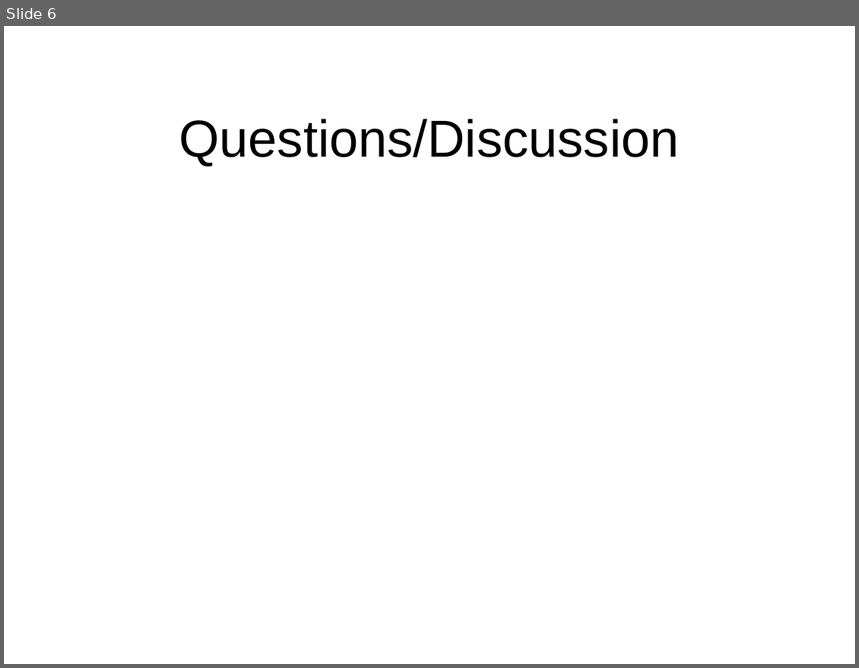
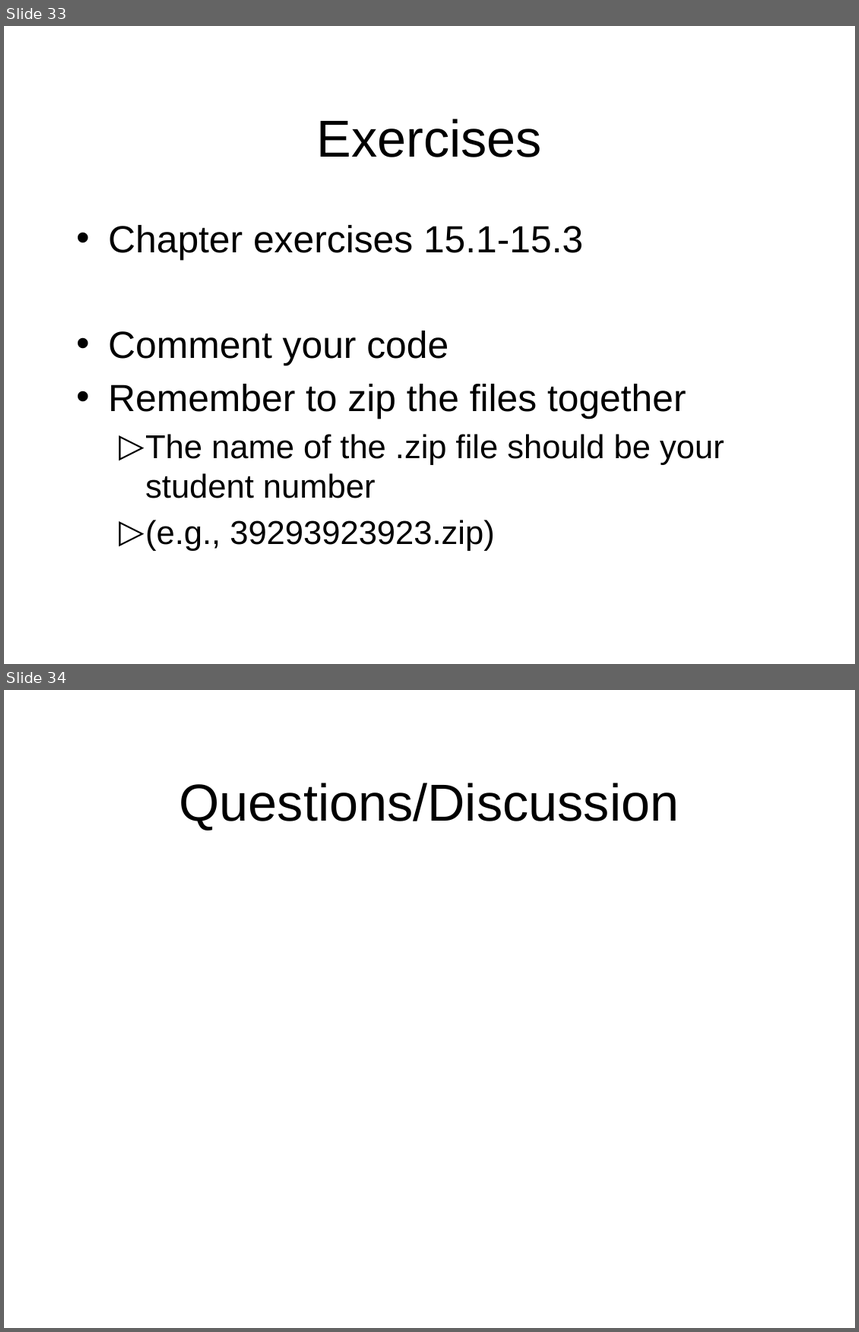
Before and after one commit to octaviordz/zjnu2017.github.io, a slide deck: OOP/lectures/080--Graphics.pptx. Shown one above the other, each under a label of ours: slide 6 before the commit, slides 33 and 34 after it. The pictures are 859x668 and 859x1332 pixels, drawn with LibreOffice and Linux fonts; fonts in the diff are those of the drawing. Boxes give left, top, right and bottom in pixels: in the first picture for what was removed or moved away, otherwise in the second. Text is boxed around its words. In the diff, an @@ line names an element or a change of style, - is before the commit and + after.

```diff
--- a/OOP/lectures/080--Graphics.pptx
+++ b/OOP/lectures/080--Graphics.pptx
@@ slide 33 added at <box>4,26,855,664</box>, background #FFFFFF @@
@@ title added at <box>317,119,543,157</box>, 44 pt, text #000000 @@
+Exercises
@@ text added at <box>108,225,724,551</box>, 32 pt, text #000000 @@
+• Chapter exercises 15.1-15.3
+• Comment your code
+• Remember to zip the files together
+  ▷ The name of the .zip file should be your student number
+  ▷ (e.g., 39293923923.zip)
@@ what was slide 6 is now slide 34 @@
```
Also in this commit, not shown: 3 slides changed, 28 other slides added, 1 slide removed, 1 other file.
